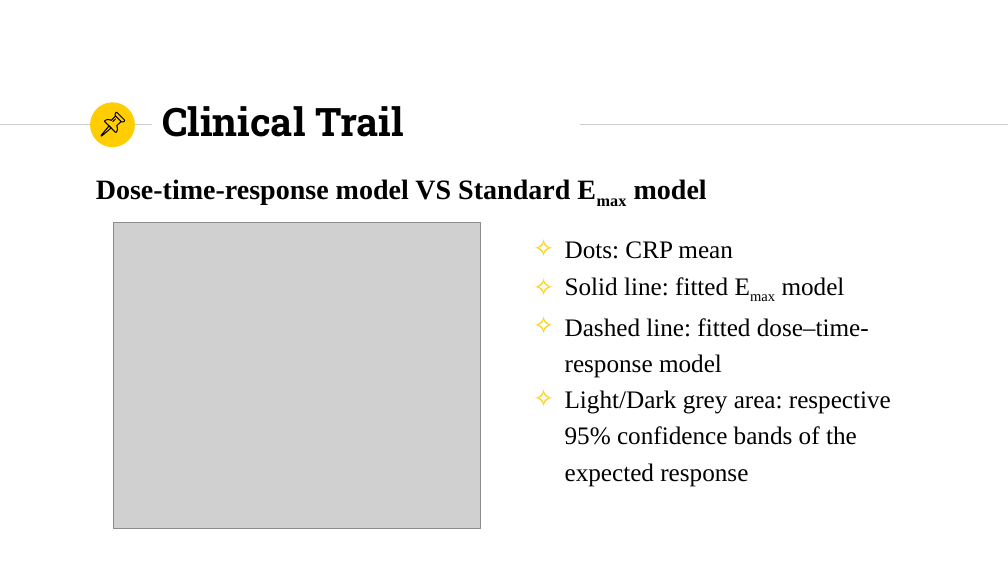
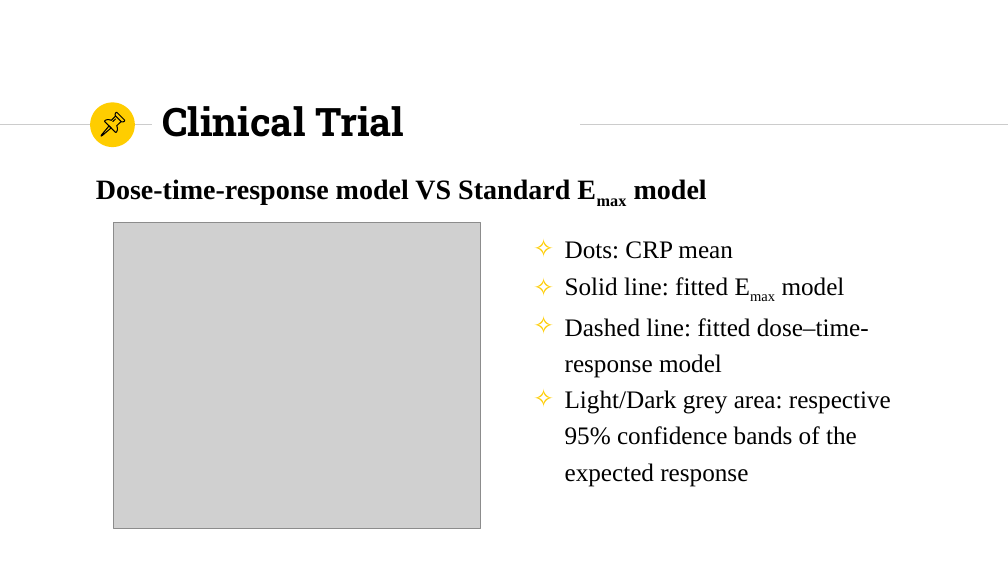
Before and after one commit to YokyZhang/IS4250, a slide deck: slide 26 of Project/IS4250Presentation.pptx (slide 27 before the commit). Drawn at 1008x567 pixels with LibreOffice and Linux fonts; fonts in the diff are those of the drawing; grey boxes stand for pictures. Boxes give left, top, right and bottom in pixels: in the first picture for what was removed or moved away, otherwise in the second. Text is boxed around its words. In the diff, an @@ line names an element or a change of style, - is before the commit and + after.

```diff
--- a/Project/IS4250Presentation.pptx
+++ b/Project/IS4250Presentation.pptx
@@ title at (162, 106, 404, 137): text changed @@
-Clinical Trail
+Clinical Trial
```
Also in this commit, not shown: 10 other slides changed, 1 slide removed, 2 other files.
